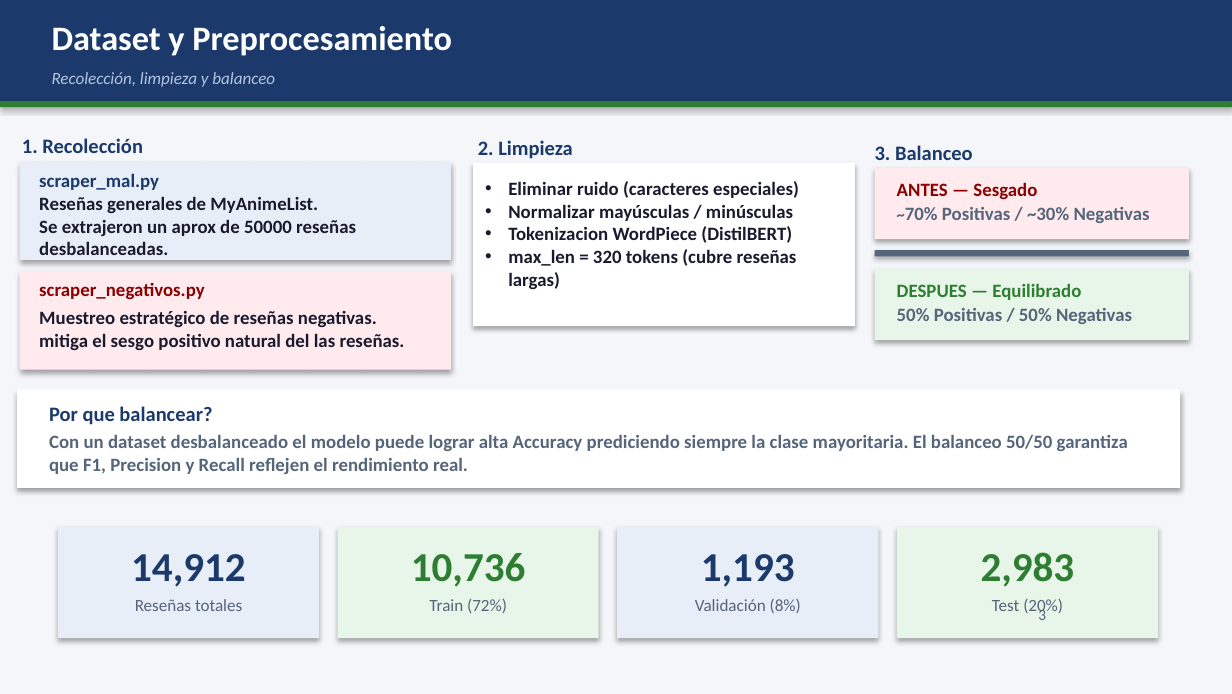
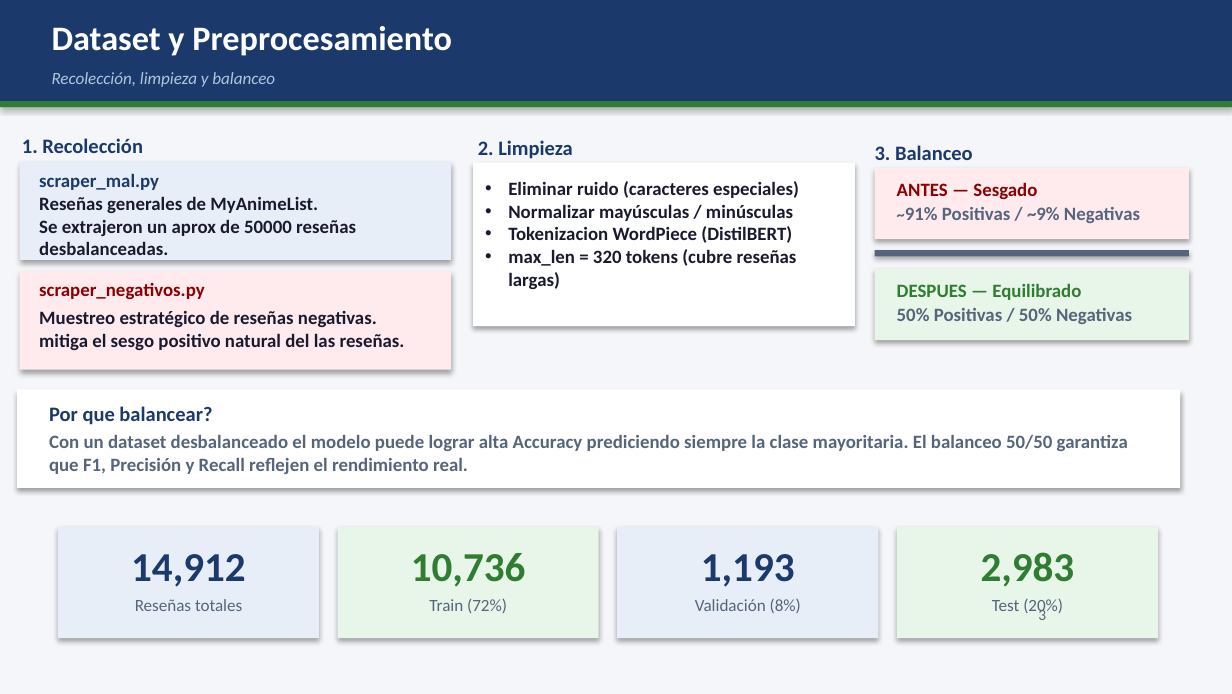
Before and after one commit to DESM2025/NLP-mal-review-classifier, a slide deck: slide 3 of Presentacion_PLN_SentimientosAnime.pptx. Drawn at 1232x694 pixels with LibreOffice and Linux fonts; fonts in the diff are those of the drawing. Boxes give left, top, right and bottom in pixels: in the first picture for what was removed or moved away, otherwise in the second. Text is boxed around its words. In the diff, an @@ line names an element or a change of style, - is before the commit and + after.

```diff
--- a/Presentacion_PLN_SentimientosAnime.pptx
+++ b/Presentacion_PLN_SentimientosAnime.pptx
@@ text at (905, 207, 1140, 223): text changed @@
-~70% Positivas / ~30% Negativas
+~91% Positivas / ~9% Negativas
@@ text at (49, 435, 1128, 474): text changed @@
-Con un dataset desbalanceado el modelo puede lograr alta Accuracy prediciendo siempre la clase mayoritaria. El balanceo 50/50 garantiza que F1, Precision y Recall reflejen el rendimiento real.
+Con un dataset desbalanceado el modelo puede lograr alta Accuracy prediciendo siempre la clase mayoritaria. El balanceo 50/50 garantiza que F1, Precisión y Recall reflejen el rendimiento real.
```
Also in this commit, not shown: 1 other slide changed, 3 other files.
